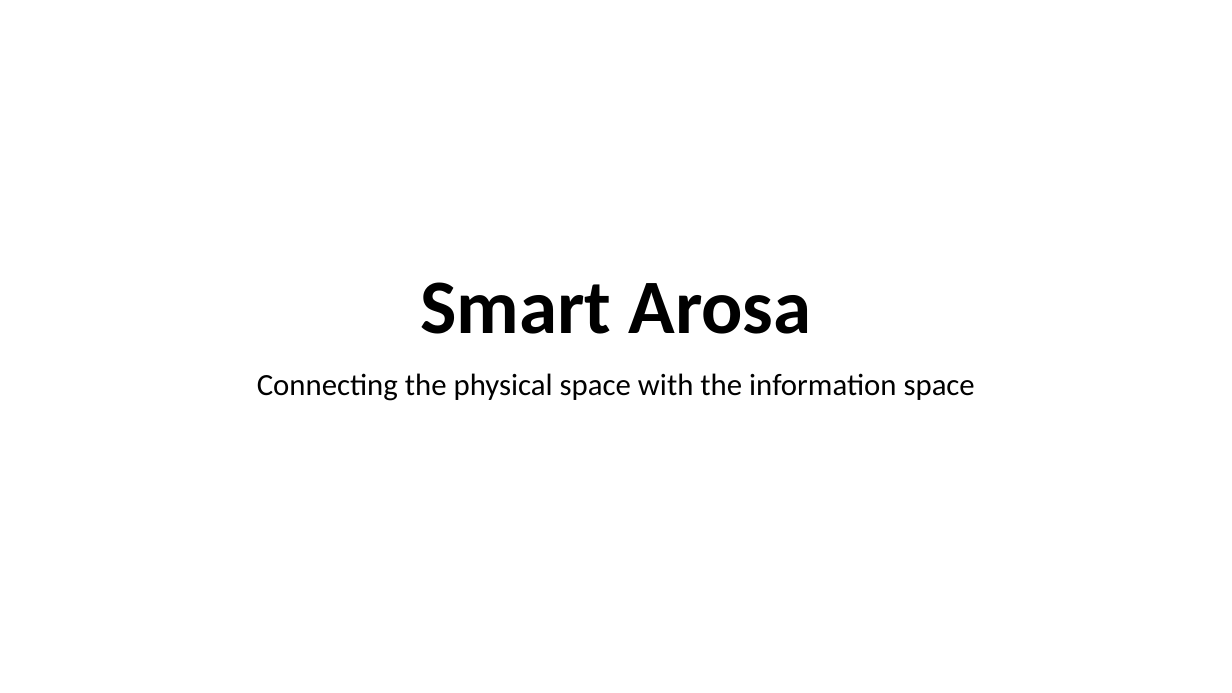
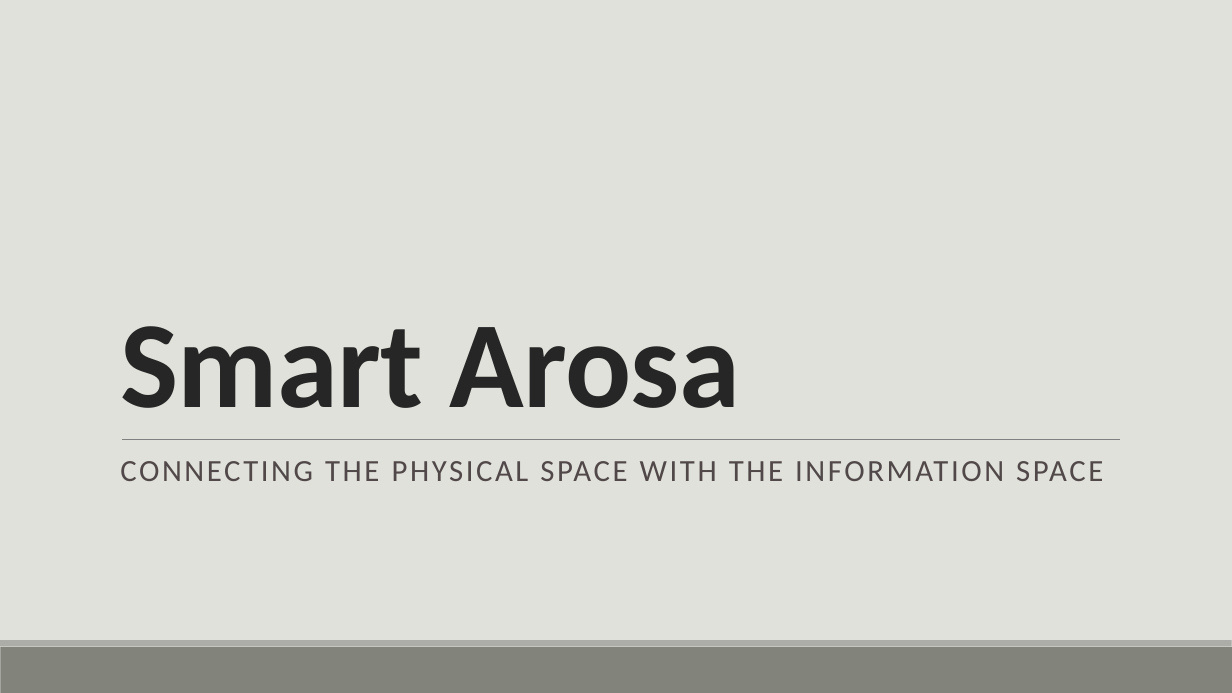
Before and after one commit to smart-arosa/smart-arosa, a slide deck: slide 1 of beacon.pptx. Drawn at 1232x693 pixels with LibreOffice and Linux fonts; fonts in the diff are those of the drawing. Boxes give left, top, right and bottom in pixels: in the first picture for what was removed or moved away, otherwise in the second. Text is boxed around its words. In the diff, an @@ line names an element or a change of style, - is before the commit and + after.

```diff
--- a/beacon.pptx
+++ b/beacon.pptx
@@ background #FFFFFF to #E1E1DB @@
@@ title "Smart Arosa": place and size @@
-title "Smart Arosa" at [420,282,811,334]
+title "Smart Arosa" at [120,326,741,408]
@@ title "Smart Arosa" at [120,326,741,408]: size 60 to 96 pt, text colour #000000 to #262626, letter spacing 0 to -0.5 pt; alignment centre to left; line spacing 0.9 to 0.85 @@
@@ line added from (122, 439) to (1120, 439), #808080 0.5 pt @@
@@ subtitle at [120,461,1103,481]: text changed; text colour #000000 to #514949 @@
-Connecting the physical space with the information space
+CONNECTING THE PHYSICAL SPACE WITH THE INFORMATION SPACE
@@ rectangle added at [0,647,1232,693], fill #82847C @@
@@ rectangle added at [0,640,1232,647], fill #ACADA8 @@
```
Also in this commit, not shown: 7 other slides changed, 3 slides added, 6 slides removed.
